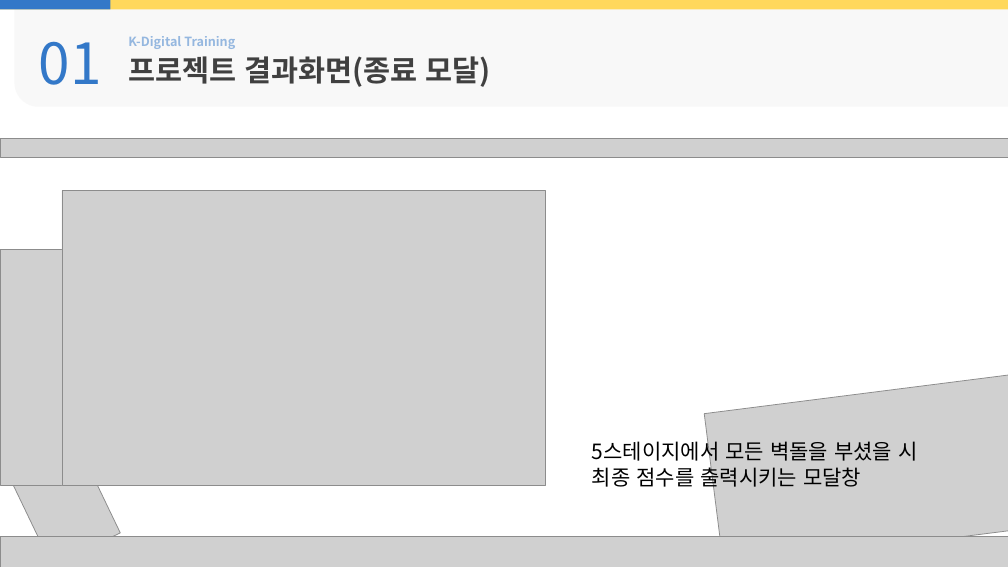
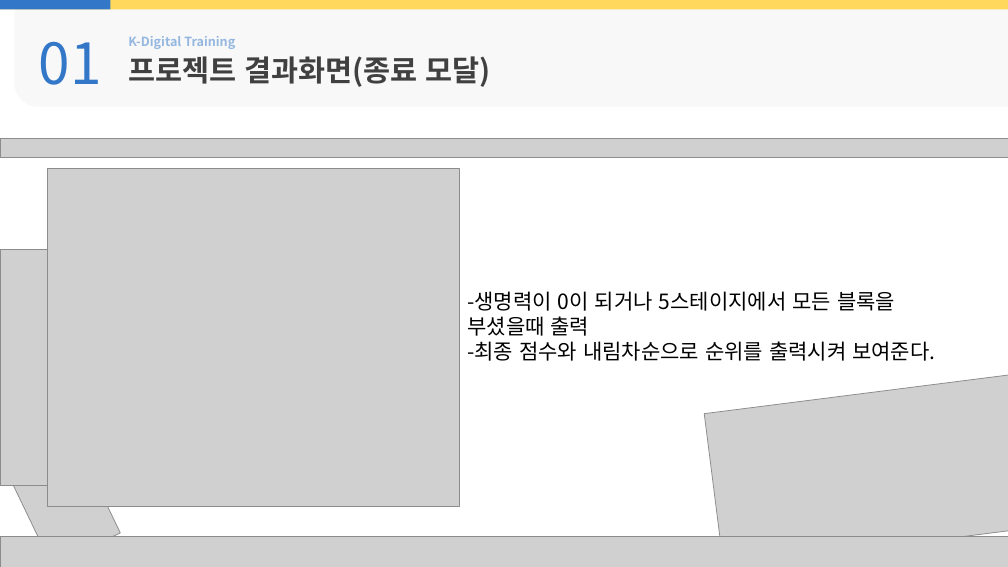
Before and after one commit to rudIsland/KDT_Project_1, a slide deck: slide 13 of 보고서/PPT/결과보고서_6조(벽돌깨기게임).pptx (slide 12 before the commit). Drawn at 1008x567 pixels with LibreOffice and Linux fonts; fonts in the diff are those of the drawing; grey boxes stand for pictures; background and template pictures are left out. Boxes give left, top, right and bottom in pixels: in the first picture for what was removed or moved away, otherwise in the second. Text is boxed around its words. In the diff, an @@ line names an element or a change of style, - is before the commit and + after.

```diff
--- a/보고서/PPT/결과보고서_6조(벽돌깨기게임).pptx
+++ b/보고서/PPT/결과보고서_6조(벽돌깨기게임).pptx
@@ picture: place and size @@
-picture at (62, 191, 546, 486)
+picture at (47, 169, 459, 507)
@@ text at (467, 291, 935, 361): text changed @@
-5스테이지에서 모든 벽돌을 부셨을 시
-최종 점수를 출력시키는 모달창
+-생명력이 0이 되거나 5스테이지에서 모든 블록을
+부셨을때 출력
+-최종 점수와 내림차순으로 순위를 출력시켜 보여준다.
```
Also in this commit, not shown: 8 other slides changed, 2 slides added, 1 other file.
